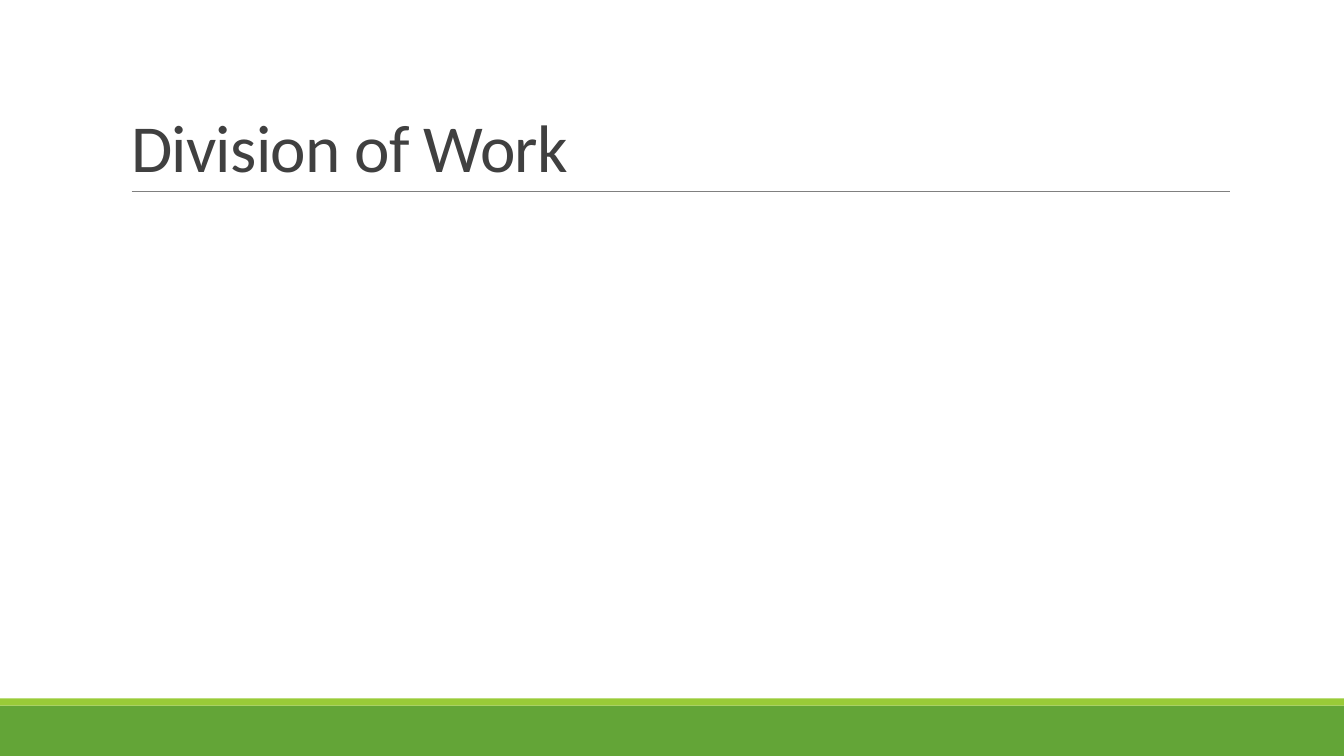
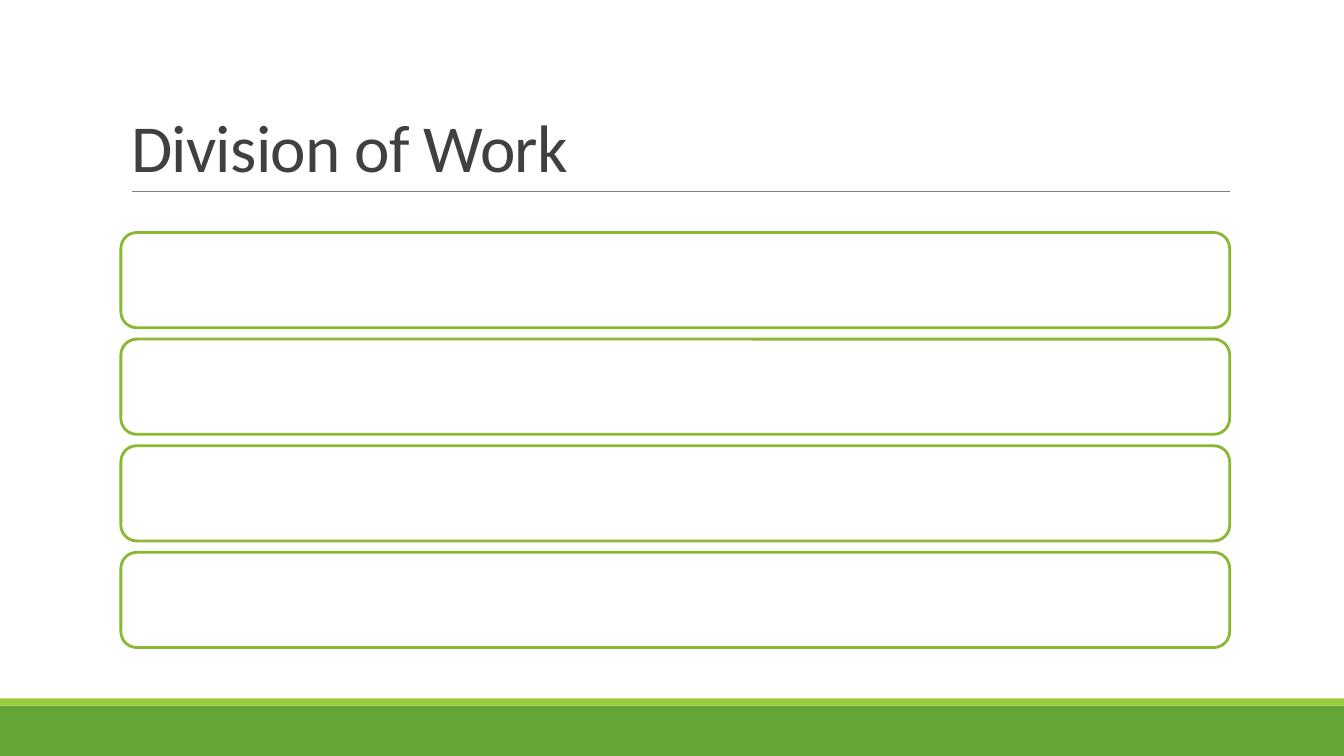
Before and after one commit to LinghanX/Project_Veritas, a slide deck: slide 13 of presentations/FakeNews_Final.pptx. Drawn at 1344x756 pixels with LibreOffice and Linux fonts; fonts in the diff are those of the drawing. Boxes give left, top, right and bottom in pixels: in the first picture for what was removed or moved away, otherwise in the second. Text is boxed around its words. In the diff, an @@ line names an element or a change of style, - is before the commit and + after.

```diff
--- a/presentations/FakeNews_Final.pptx
+++ b/presentations/FakeNews_Final.pptx
@@ group added at box(121, 233, 1230, 647): 4 rounded rectangles @@
```
Also in this commit, not shown: 2 other slides changed, 1 slide added, 24 other files.
